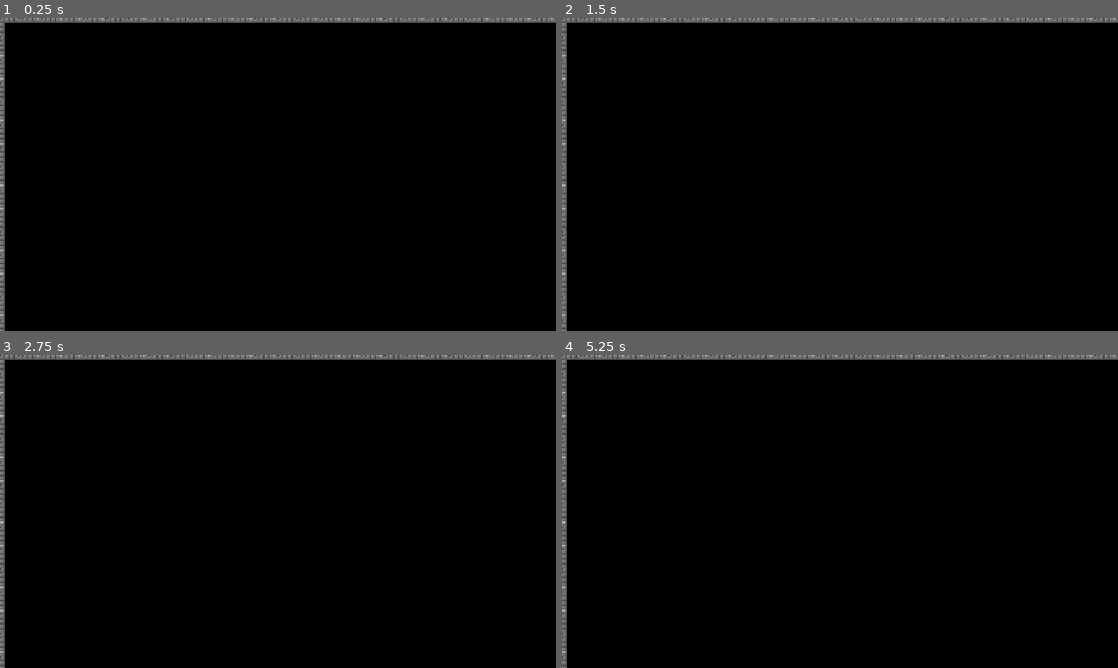
Above: before the commit, frames 1-4 (two rows, left to right).
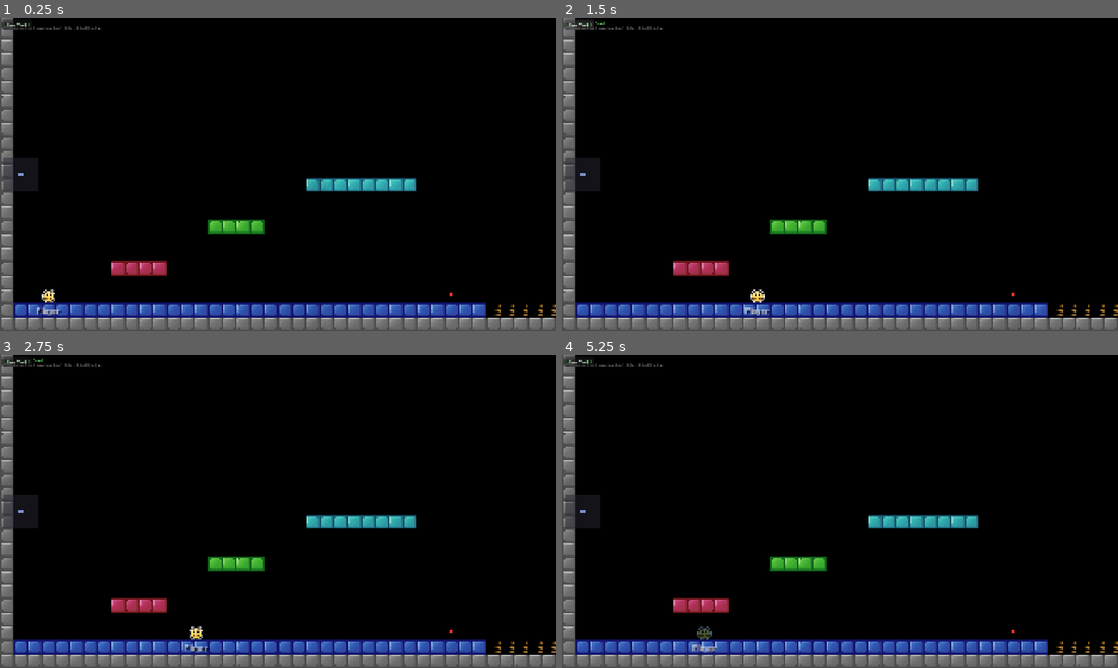
Above: after the commit, the same moments.

Repository: Wmoook/ee2
Game: Godot game, scene res://scenes/world/game.tscn
Same seed, same stepped clock (60 frames per second), same inputs: the game is played once before the commit and once after it.
Inputs (mouse positions are in pixels of both pictures, inside the frame that each line leads up to):
- Up to frame 1 (0.25 s): no input
- Up to frame 2 (1.5 s): tap Enter at 0.5 s; move the mouse to (962, 158) at 0.52 s; hold D (move_right) 0.53-1.25 s; hold Mouse wheel up (block_next) 0.53-1.25 s; click (962, 158) at 0.67 s; tap Space (jump) at 0.77 s; click (578, 24) at 1.25 s, where only the run after the commit has a clickable "Save World"
- Up to frame 3 (2.75 s): drag from (166, 527) to (250, 574) at 2.02 s
- Up to frame 4 (5.25 s): move the mouse to (895, 442) at 2.77 s; press the mouse at (895, 442) at 2.78 s; hold D (move_right) 2.78-3.5 s; release the mouse at (895, 442) at 3.5 s; drag from (812, 574) to (673, 464) at 3.52 s; move the mouse to (1006, 558) at 4.27 s; hold A (move_left) 4.28-5 s; tap G at 4.35 s; drag from (673, 464) to (756, 433) at 5.02 s

The runs differ from the first frame. In frame 1, 14% of the frame differs, in the area x 0-100%, y 0-100%; in frame 2, 14%; in frame 3, 14%; in frame 4, 14%.
Error before the commit: Parse Error: Could not parse global class "EEPhysics" from "res://scripts/player/ee_physics.gd". (res://scripts/player/player_controller.gd:14)

Commit message:
Fix parse error: indentation after valley_jump removal
Co-Authored-By: Claude Opus 4.6 (1M context) <noreply@anthropic.com>

Diff:
--- a/scripts/player/ee_physics.gd
+++ b/scripts/player/ee_physics.gd
@@ -288,24 +288,24 @@
 			x += best_push.x
 			y += best_push.y
 			var n: Vector2 = best_push.normalized() if best_push.length() > 0.01 else Vector2(0, -1)
-				var tangent: Vector2 = Vector2(-n.y, n.x)
-				if tangent.x < 0:
-					tangent = -tangent
-				var spd: Vector2 = Vector2(_speedX, _speedY)
-				var spd_mag: float = spd.length()
-				var tangent_speed: float = spd.dot(tangent)
-				var grav: Vector2 = Vector2(mox, moy) * _get_grav_mult() / MULT * 0.5
-				tangent_speed += grav.dot(tangent)
-				var new_spd: Vector2 = tangent * tangent_speed
-				var _falling_into_v: bool = _overlap_rots.size() >= 2 and absf(_pre_tick_speedY) > absf(_pre_tick_speedX) * 1.5
-				if spd_mag > 1.0 and new_spd.length() < spd_mag * 0.2 and not _falling_into_v:
-					var dir: float = sign(_pre_tick_speedX)
-					if dir == 0: dir = 1.0
-					_speedX = tangent.x * spd_mag * dir
-					_speedY = tangent.y * spd_mag * dir
-				else:
-					_speedX = new_spd.x
-					_speedY = new_spd.y
+			var tangent: Vector2 = Vector2(-n.y, n.x)
+			if tangent.x < 0:
+				tangent = -tangent
+			var spd: Vector2 = Vector2(_speedX, _speedY)
+			var spd_mag: float = spd.length()
+			var tangent_speed: float = spd.dot(tangent)
+			var grav: Vector2 = Vector2(mox, moy) * _get_grav_mult() / MULT * 0.5
+			tangent_speed += grav.dot(tangent)
+			var new_spd: Vector2 = tangent * tangent_speed
+			var _falling_into_v: bool = _overlap_rots.size() >= 2 and absf(_pre_tick_speedY) > absf(_pre_tick_speedX) * 1.5
+			if spd_mag > 1.0 and new_spd.length() < spd_mag * 0.2 and not _falling_into_v:
+				var dir: float = sign(_pre_tick_speedX)
+				if dir == 0: dir = 1.0
+				_speedX = tangent.x * spd_mag * dir
+				_speedY = tangent.y * spd_mag * dir
+			else:
+				_speedX = new_spd.x
+				_speedY = new_spd.y
 			on_rotated_block = true
 			_surface_normal = n
 			var grav_dir: Vector2 = Vector2(mox, moy)
